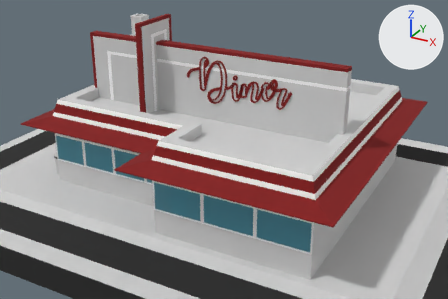
The glTF model public/models/props/restaurant.glb, before and after one commit.
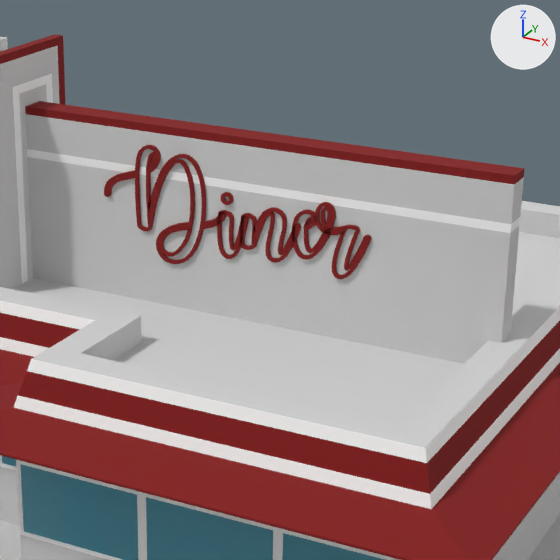
Old and new are each drawn whole from a 50 mm camera at (179.3, -258.2, 170.1) aimed at (31.2, 11.2, 35.4) and again close up on the part from 33% to 82% of the width and 0% to 74% of the height. Every picture has the same lights, and +X, +Y and +Z are marked at upper right. The older version's two pictures come first. Vertices at exactly the same position are counted once.
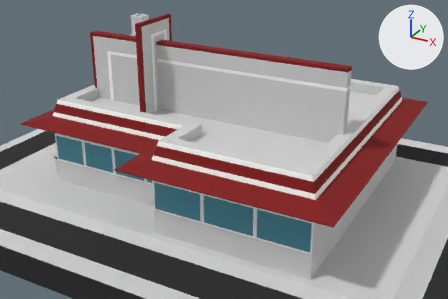
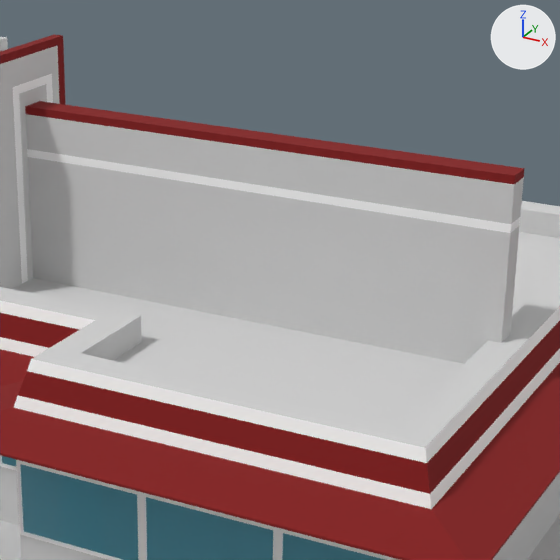
What differs and where, as boxes (x1, y1, x2, y2) in the close-ups (560 x 560 px):
part 1 of me_box002_1, deleted: before (104, 145, 372, 279)

The edits, one by one:
me_box002_1 is used by ob_box002; location (0.0, 0.0, 0.0).
me_box002_1 had 7025 vertices, 13810 faces and spanned x -69.0..118.0, y -62.0..100.0, z 12.0..104.0.
me_box002_1 now has 465 vertices, 910 faces and spans x -69.0..118.0, y -62.0..100.0, z 12.0..104.0.
me_box002_1 part 1: 10 loose pieces with 6560 vertices, spanning x 16.0..74.0, y -1.0..1.0, z 65.0..89.0, are deleted.
